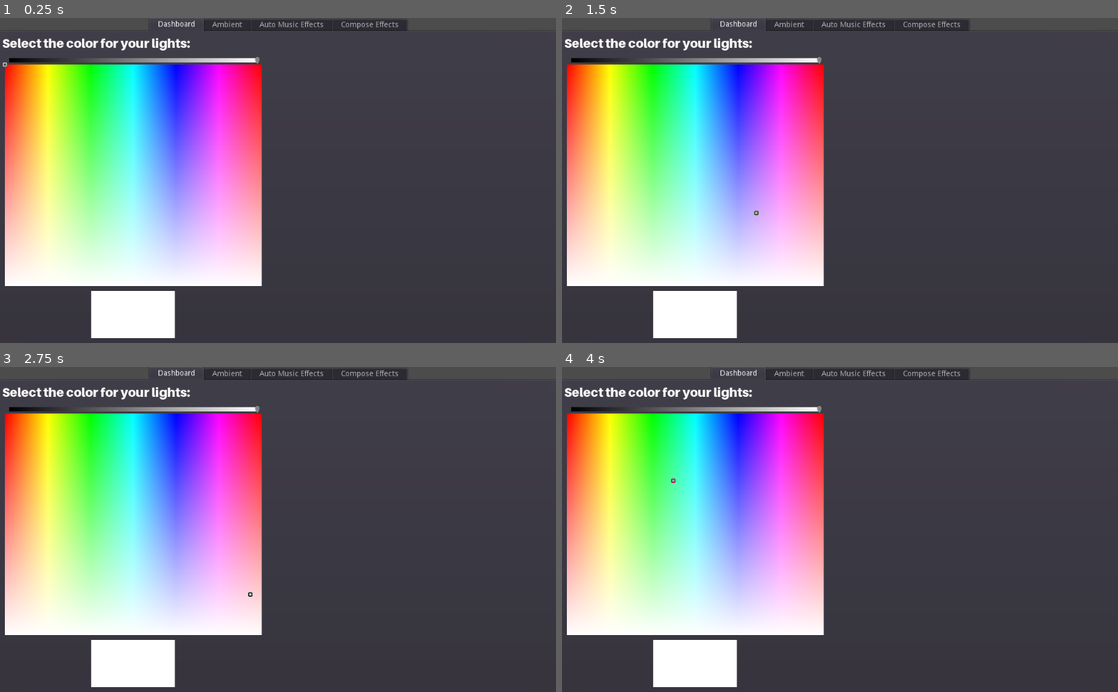
Above: before the commit, frames 1-4 (two rows, left to right).
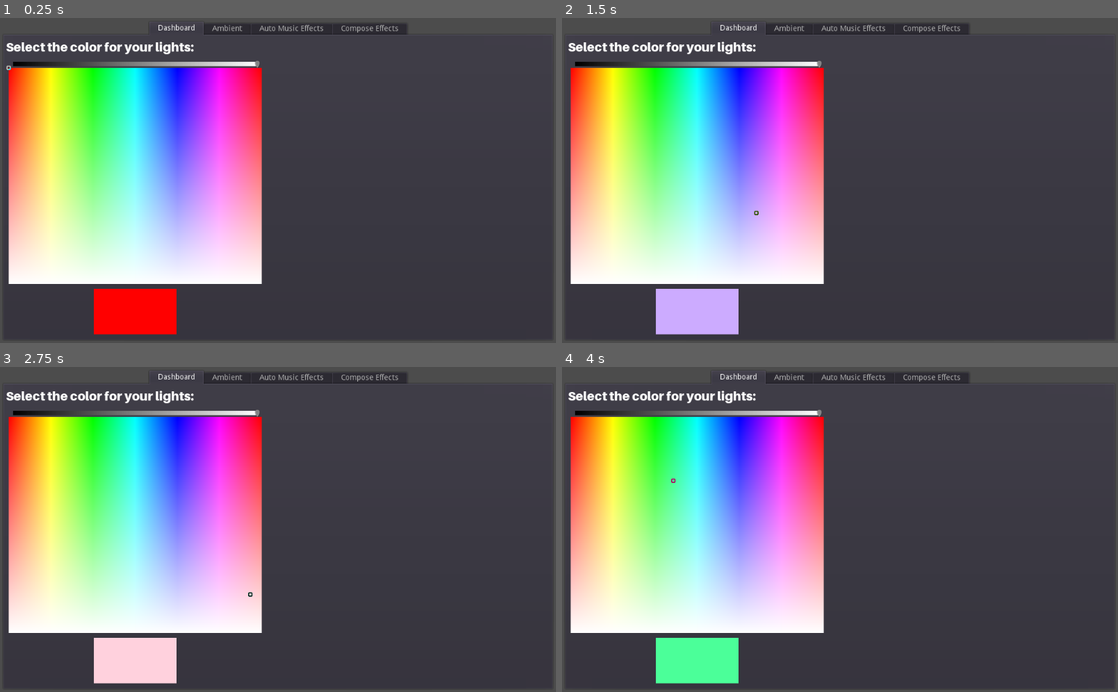
Above: after the commit, the same moments.

Repository: swip3798/BeatNeon
Game: Godot game, scene res://windows/MainScreen.tscn
Two runs of this game, one before a commit and one after it. Both use one fixed random seed, a clock stepped at 60 frames per second and the inputs below.
Inputs (mouse positions are in pixels of both pictures, inside the frame that each line leads up to):
- Up to frame 1 (0.25 s): no input
- Up to frame 2 (1.5 s): tap Enter (ui_accept) at 0.5, 1.25 s; drag from (695, 174) to (895, 109) at 0.52 s; drag from (728, 196) to (812, 245) at 1.27 s
- Up to frame 3 (2.75 s): tap Enter (ui_accept) at 2 s; move the mouse to (333, 458) at 2.02 s; click (333, 458) at 2.17 s
- Up to frame 4 (4 s): tap Enter (ui_accept) at 2.75, 3.5, 3.77 s; drag from (812, 594) to (673, 480) at 2.77 s; move the mouse to (1006, 578) at 3.52 s; click (1006, 578) at 3.67 s

The runs differ from the first frame. In frame 1, 6.3% of the frame differs, in the area x 0-96%, y 0-100%; in frame 2, 6.3%; in frame 3, 6.3%; in frame 4, 6.3%.
Error before the commit: Invalid set index 'color' (on base: 'null instance') with value of type 'Color'. (res://windows/DashboardWindow.gd:28)
Error after the commit: Trying to assign value of type 'Control' to a variable of type 'Slider'. (res://widgets/ColorPicker.gd:11)

Commit message:
Little changes in Main Screen and Dashboard

Diff:
--- a/windows/DashboardWindow.gd
+++ b/windows/DashboardWindow.gd
@@ -6,10 +6,7 @@
 var lights_brightness: float
 export var wait_until_send: float = 0.25
 
-func _ready():
-	pass
-
-func _process(delta):
+func _physics_process(delta):
 	if not color_send:
 		time_since_last_change += delta
 		if time_since_last_change > wait_until_send:
@@ -25,4 +22,4 @@
 	lights_brightness = brightness
 	color_send = false
 	time_since_last_change = 0
-	$HSplitContainer/VBoxContainer/HBoxContainer/ColorRect.color = lights_color
+	$HSplitContainer/ColorPickSection/HBoxContainer/ColorRect.color = lights_color
--- a/windows/DashboardWindow.tscn
+++ b/windows/DashboardWindow.tscn
@@ -38,7 +38,6 @@
 size_flags_stretch_ratio = 0.5
 
 [node name="HBoxContainer" type="HBoxContainer" parent="HSplitContainer/ColorPickSection"]
-editor/display_folded = true
 margin_top = 502.0
 margin_right = 487.0
 margin_bottom = 595.0
--- a/windows/MainScreen.gd
+++ b/windows/MainScreen.gd
@@ -23,3 +23,7 @@
 	elif event is InputEventMouseMotion and os_window_dragged:
 		OS.window_position += get_global_mouse_position() - fixed_mouse_position
 	pass
+
+
+func _on_GrabContainer_gui_input(event):
+	_on_TabContainer_gui_input(event)
--- a/windows/MainScreen.tscn
+++ b/windows/MainScreen.tscn
@@ -12,8 +12,10 @@
 script = ExtResource( 1 )
 
 [node name="TabContainer" type="TabContainer" parent="."]
-anchor_right = 1.0
-anchor_bottom = 1.0
+margin_left = 7.0
+margin_top = 7.0
+margin_right = 1017.0
+margin_bottom = 593.0
 size_flags_horizontal = 3
 size_flags_vertical = 3
 
